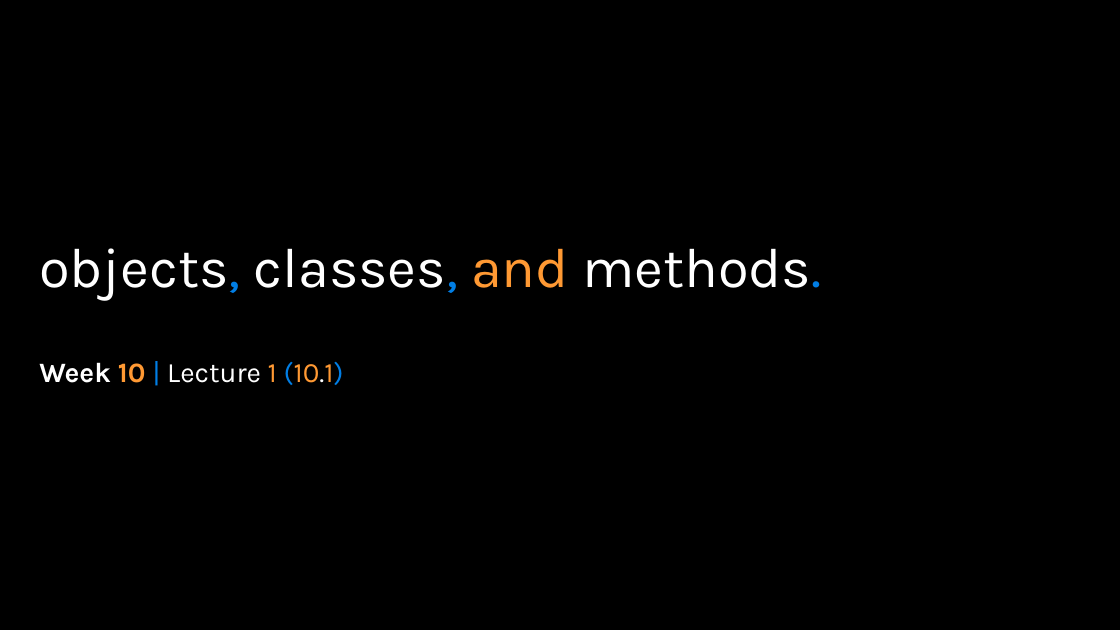
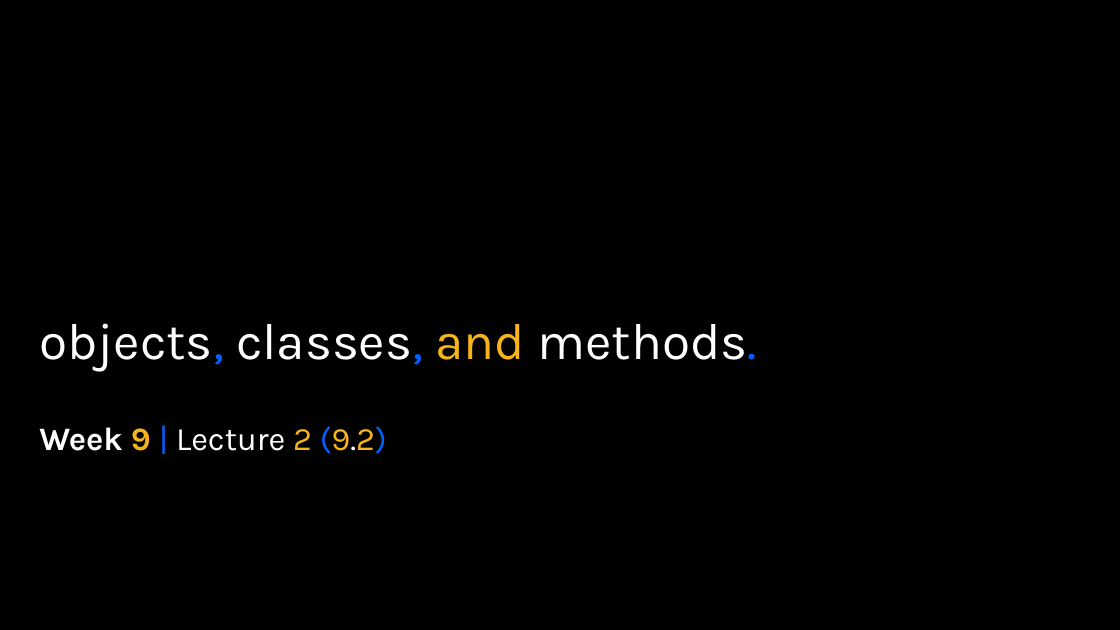
Before and after one commit to APS106/APS106-winter-2024-kinsella-goodfellow, a slide deck: slide 48 of lectures/week9/lecture2/slides/week9_lecture2.pptx (slide 44 before the commit). Drawn at 1120x630 pixels with LibreOffice and Linux fonts; fonts in the diff are those of the drawing; background and template pictures are left out. Boxes give left, top, right and bottom in pixels: in the first picture for what was removed or moved away, otherwise in the second. Text is boxed around its words. In the diff, an @@ line names an element or a change of style, - is before the commit and + after.

Commit message:
- Week 9 content

```diff
--- a/lectures/week9/lecture2/slides/week9_lecture2.pptx
+++ b/lectures/week9/lecture2/slides/week9_lecture2.pptx
@@ title "objects, classes, and methods." moved from (x1=39, y1=248, x2=821, y2=300) to (x1=39, y1=323, x2=756, y2=372) @@
@@ title "objects, classes, and methods." at (x1=39, y1=323, x2=756, y2=372): size 48 to 44 pt; text colour #017EE5 to #0061FF in "objects, classes, methods."; text colour #FF9933 to #F7B41A in "and"; vertical alignment bottom to middle @@
@@ subtitle at (x1=39, y1=426, x2=387, y2=454): text changed; size 24 to 28 pt @@
-Week 10 | Lecture 1 (10.1)
+Week 9 | Lecture 2 (9.2)
```
Also in this commit, not shown: 43 other slides changed, 4 slides added, 8 other files.
